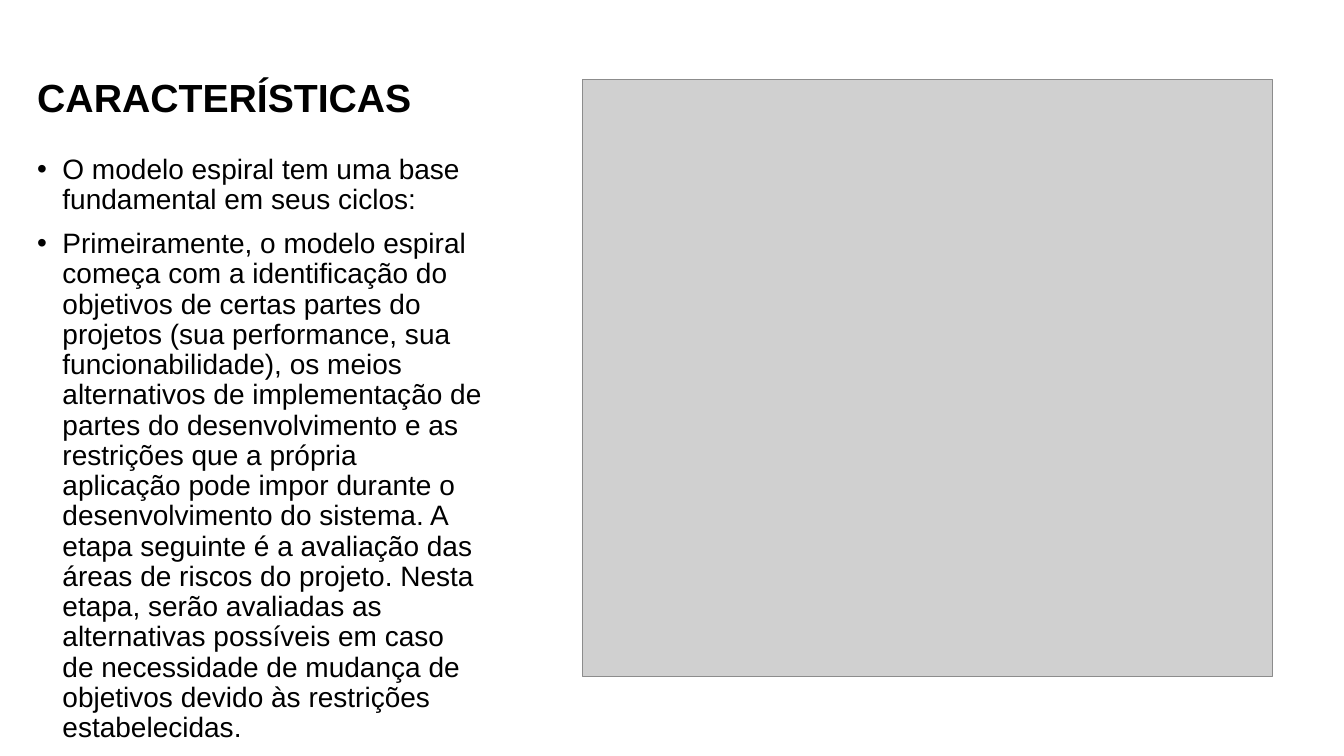
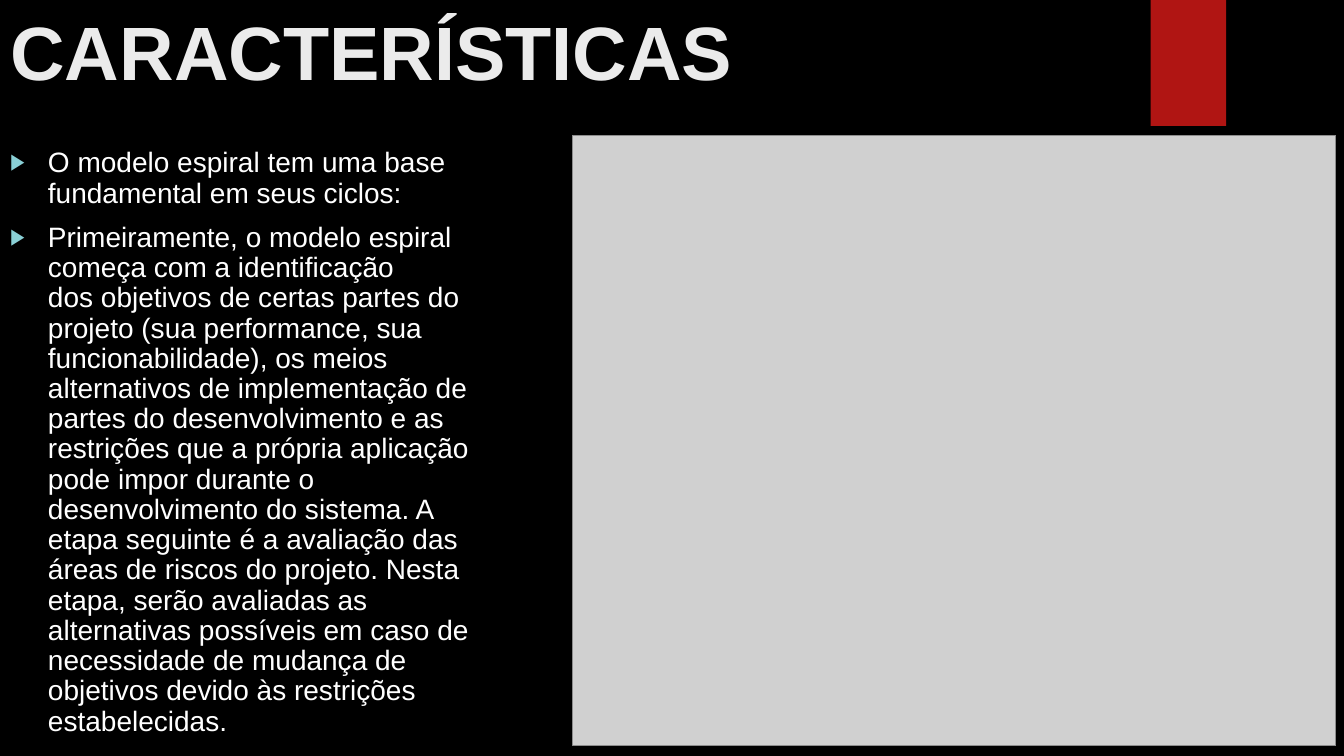
Before and after one commit to GabrielDSS0/ETEC-Coisas-Escolares, a slide deck: slide 5 of 1 etim ds 2022/Analise e Projeto de Sistemas/Trabalho sobre modelo Espiral/Modelo Espiral.pptx. Drawn at 1344x756 pixels with LibreOffice and Linux fonts; fonts in the diff are those of the drawing; grey boxes stand for pictures; background and template pictures are left out. Boxes give left, top, right and bottom in pixels: in the first picture for what was removed or moved away, otherwise in the second. Text is boxed around its words. In the diff, an @@ line names an element or a change of style, - is before the commit and + after.

```diff
--- a/1 etim ds 2022/Analise e Projeto de Sistemas/Trabalho sobre modelo Espiral/Modelo Espiral.pptx
+++ b/1 etim ds 2022/Analise e Projeto de Sistemas/Trabalho sobre modelo Espiral/Modelo Espiral.pptx
@@ background #FFFFFF to picture (left out) @@
@@ title "CARACTERÍSTICAS": place and size @@
-title "CARACTERÍSTICAS" at box(37, 81, 411, 113)
+title "CARACTERÍSTICAS" at box(10, 20, 732, 81)
@@ title "CARACTERÍSTICAS" at box(10, 20, 732, 81): size 28 to 54 pt, text colour #000000 to #EBEBEB; line spacing 0.9 to 1; vertical alignment middle to top @@
@@ rectangle added at box(1150, 0, 1226, 126), fill #B01513 @@
@@ text "O modelo espiral tem uma ...": place and size @@
-text "O modelo espiral tem uma ..." at box(62, 158, 481, 738)
+text "O modelo espiral tem uma ..." at box(48, 151, 468, 732)
@@ picture: place and size @@
-picture at box(583, 80, 1273, 677)
+picture at box(573, 135, 1336, 746)
@@ text at box(48, 151, 445, 204): text colour #000000 to #FFFFFF in "O modelo espiral tem uma base fundamental ..."; bullet • to ▶ @@
@@ text at box(48, 226, 468, 732): text changed; text colour #000000 to #FFFFFF @@
-• Primeiramente, o modelo espiral começa com a identificação do objetivos de certas partes do projetos (sua performance, sua funcionabilidade), os meios alternativos de implementação de partes do desenvolvimento e as restrições que a própria aplicação pode impor durante o desenvolvimento do sistema. A etapa seguinte é a avaliação das áreas de riscos do projeto. Nesta etapa, serão avaliadas as alternativas possíveis em caso de necessidade de mudança de objetivos devido às restrições estabelecidas.
+▶ Primeiramente, o modelo espiral começa com a identificação dos objetivos de certas partes do projeto (sua performance, sua funcionabilidade), os meios alternativos de implementação de partes do desenvolvimento e as restrições que a própria aplicação pode impor durante o desenvolvimento do sistema. A etapa seguinte é a avaliação das áreas de riscos do projeto. Nesta etapa, serão avaliadas as alternativas possíveis em caso de necessidade de mudança de objetivos devido às restrições estabelecidas.
```
Also in this commit, not shown: 11 other slides changed, 1 slide added, 1 slide removed.
